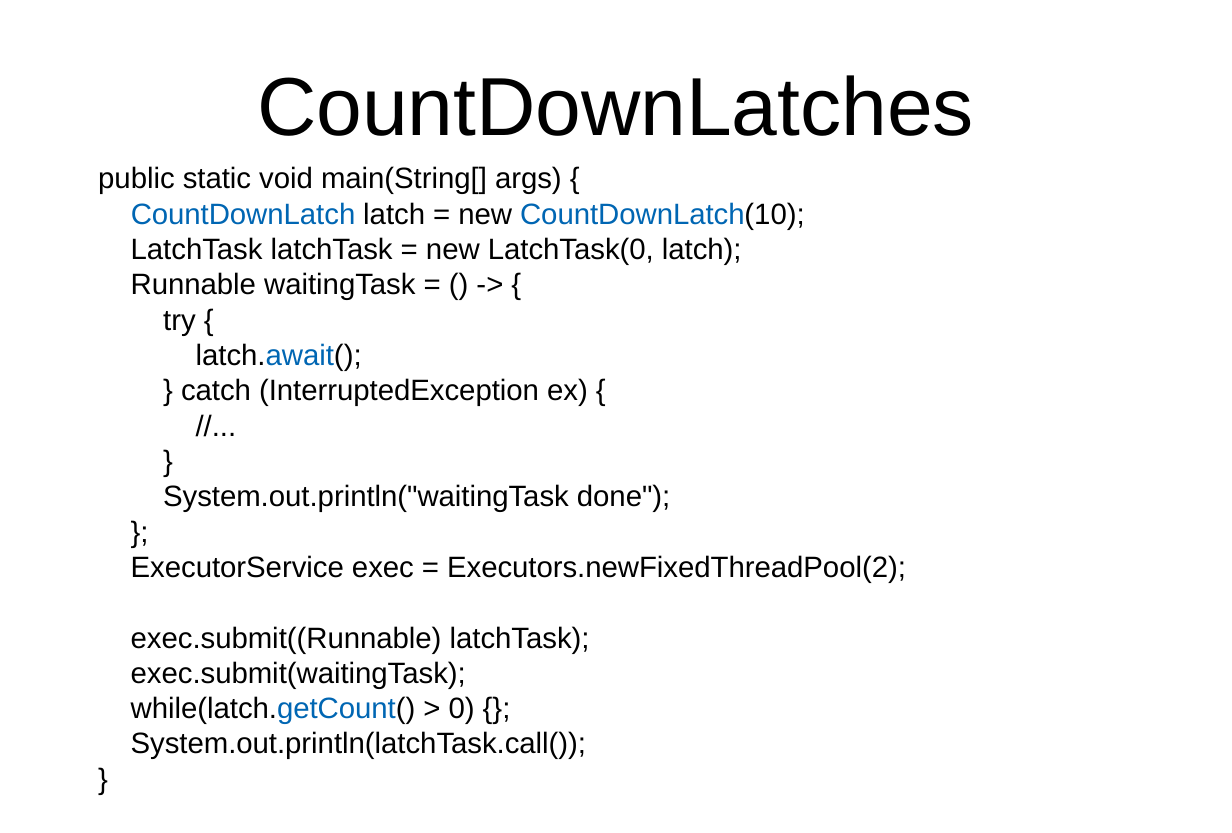
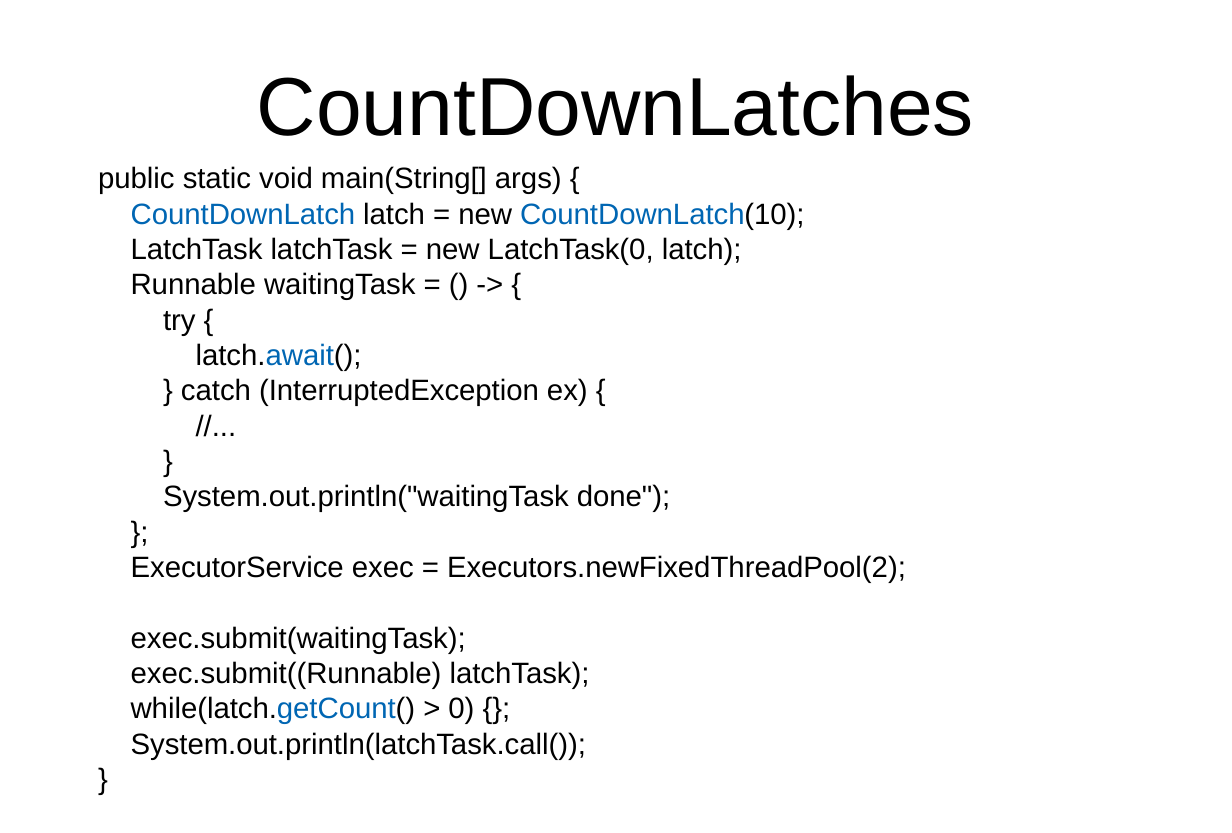
Before and after one commit to andrei-pmbcn/Java8AndreiPambuccian, a slide deck: slide 25 of Java9AndreiPambuccian/multithreading.pptx. Drawn at 1232x833 pixels with LibreOffice and Linux fonts; fonts in the diff are those of the drawing. Boxes give left, top, right and bottom in pixels: in the first picture for what was removed or moved away, otherwise in the second. Text is boxed around its words. In the diff, an @@ line names an element or a change of style, - is before the commit and + after.

```diff
--- a/Java9AndreiPambuccian/multithreading.pptx
+++ b/Java9AndreiPambuccian/multithreading.pptx
@@ text at [131, 626, 466, 653]: paragraph added @@
+exec.submit(waitingTask);
@@ text at [131, 661, 466, 689]: paragraph removed @@
-exec.submit(waitingTask);
```
Also in this commit, not shown: 3 other slides changed.
